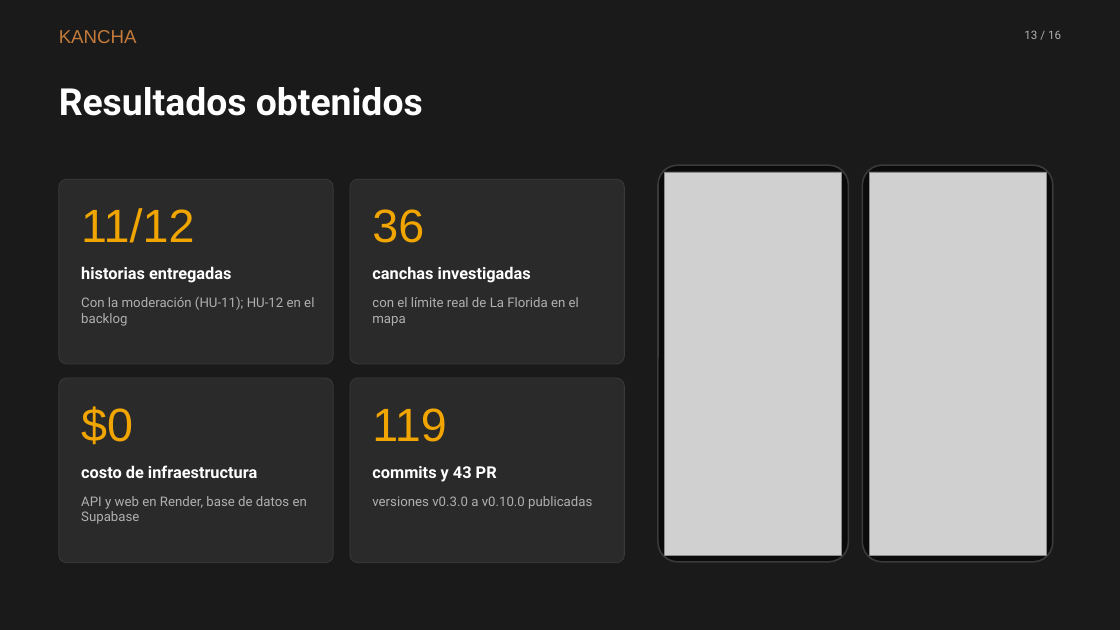
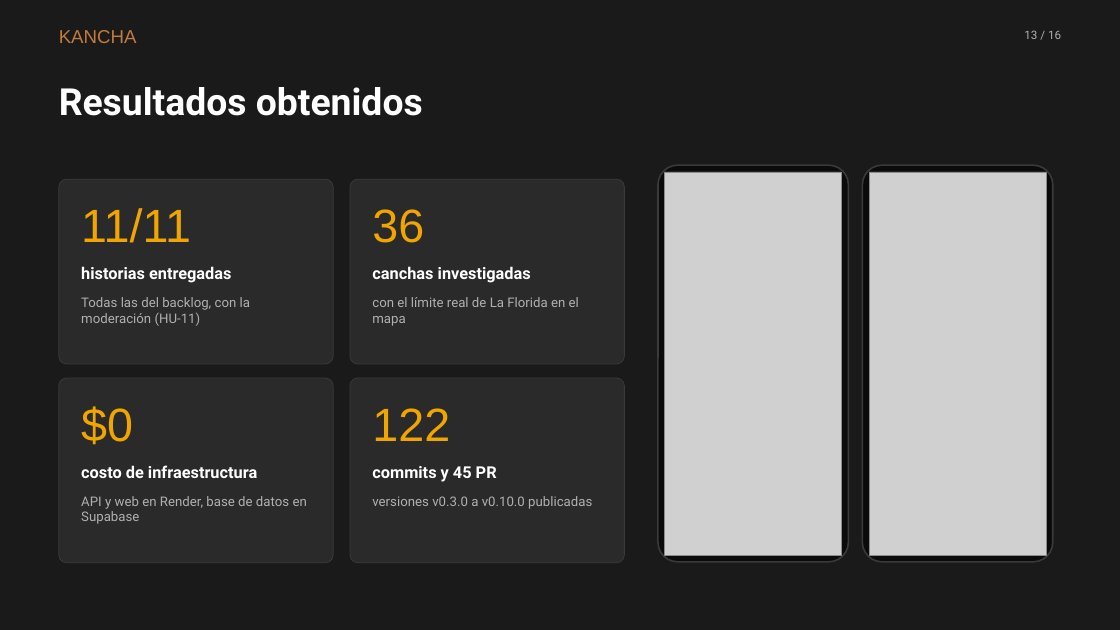
Before and after one commit to avenaaaa/KANCHA, a slide deck: slide 13 of fase-2-desarrollo/entrega/3-presentacion/Kancha_Presentacion_Fase2_v2.pptx. Drawn at 1120x630 pixels with LibreOffice and Linux fonts; fonts in the diff are those of the drawing; grey boxes stand for pictures. Boxes give left, top, right and bottom in pixels: in the first picture for what was removed or moved away, otherwise in the second. Text is boxed around its words. In the diff, an @@ line names an element or a change of style, - is before the commit and + after.

```diff
--- a/fase-2-desarrollo/entrega/3-presentacion/Kancha_Presentacion_Fase2_v2.pptx
+++ b/fase-2-desarrollo/entrega/3-presentacion/Kancha_Presentacion_Fase2_v2.pptx
@@ text at (x1=81, y1=208, x2=191, y2=243): text changed @@
-11/12
+11/11
@@ text at (x1=81, y1=297, x2=250, y2=326): text changed @@
-Con la moderación (HU-11); HU-12 en el backlog
+Todas las del backlog, con la moderación (HU-11)
@@ text at (x1=372, y1=408, x2=450, y2=441): text changed @@
-119
+122
@@ text at (x1=372, y1=466, x2=497, y2=482): text changed @@
-commits y 43 PR
+commits y 45 PR
```
Also in this commit, not shown: 2 other slides changed, 33 other files.
